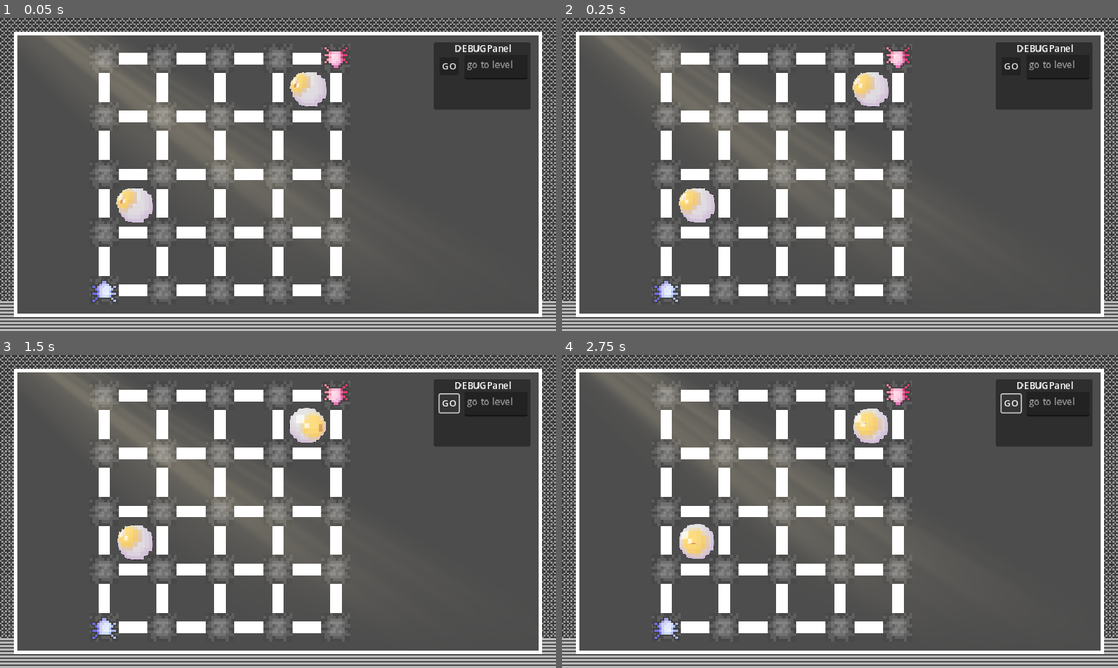
Above: before the commit, frames 1-4 (two rows, left to right).
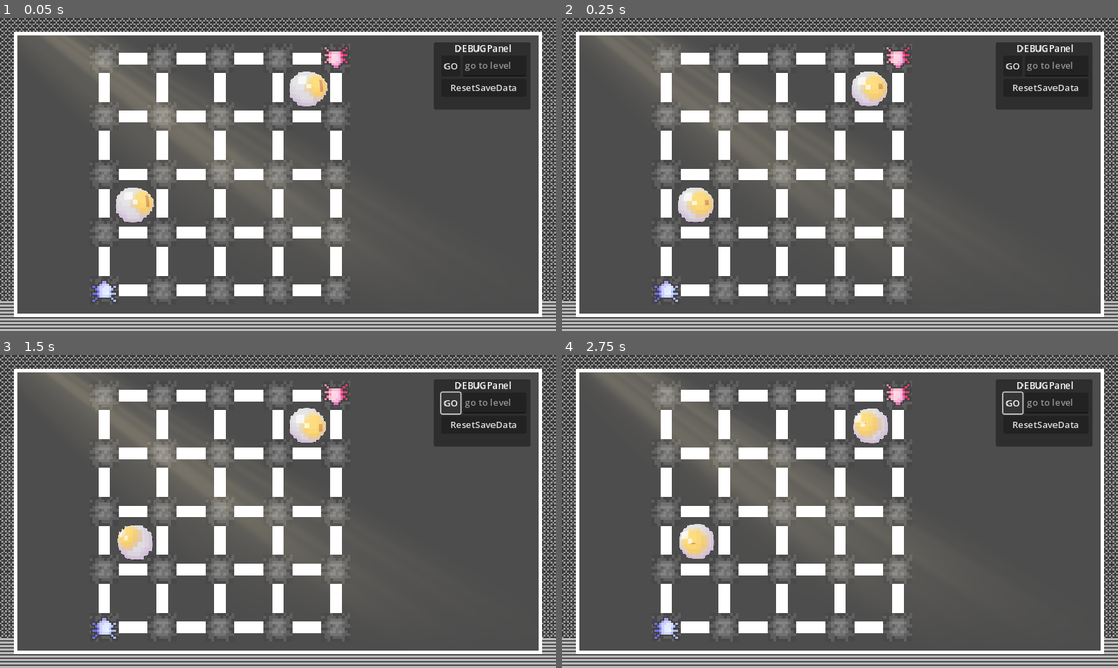
Above: after the commit, the same moments.

Repository: r8114wjbn9118/Hello-Godot-Game-Jam-1
Game: Godot game, scene res://scene/level/Level_1.tscn
Same seed, same stepped clock (60 frames per second), same inputs: the game is played once before the commit and once after it. The engine's default icon, where the game draws it, is replaced by a stand-in: a white triangle on a blue panel in a dark square.
Inputs (mouse positions are in pixels of both pictures, inside the frame that each line leads up to):
- Up to frame 1 (0.05 s): no input
- Up to frame 2 (0.25 s): no input
- Up to frame 3 (1.5 s): click (483, 423) at 0.5 s, where only the run after the commit has a clickable "ResetSaveData"; click "GO" at 1.25 s
- Up to frame 4 (2.75 s): click "GO" at 2 s

The runs differ from the first frame. In frame 1, 1.2% of the frame differs, in the area x 20-95%, y 13-66%; in frame 2, 1.3%; in frame 3, 0.4%; in frame 4, 0.4%.
Error after the commit: Invalid access to property or key 'text' on a base object of type 'null instance'. (res://MapItems/UI/GameUI.gd:15)

Commit message:
save load and Level Selecter

Diff:
--- a/MapItems/UI/GameUI.gd
+++ b/MapItems/UI/GameUI.gd
@@ -13,3 +13,7 @@
 
 func _on_button_button_down() -> void: ## goto level
 	GameManager.goto_level(int($Control/DEBUGPanel/TextEdit.text))
+
+
+func _on_reset_data_button_button_down() -> void:
+	GameManager.reset_save_data()
--- a/MapItems/UI/GameUI.tscn
+++ b/MapItems/UI/GameUI.tscn
@@ -29,31 +29,29 @@
 grow_horizontal = 2
 grow_vertical = 2
 
-[node name="TextEdit" type="TextEdit" parent="Control/DEBUGPanel"]
-layout_mode = 1
-anchors_preset = 15
-anchor_right = 1.0
-anchor_bottom = 1.0
-offset_left = 53.0
-offset_top = 21.0
-offset_right = -5.0
-offset_bottom = -52.0
-grow_horizontal = 2
-grow_vertical = 2
+[node name="VBoxContainer" type="VBoxContainer" parent="Control/DEBUGPanel"]
+layout_mode = 0
+offset_left = 13.0
+offset_top = 23.0
+offset_right = 160.0
+offset_bottom = 94.0
+
+[node name="HBoxContainer" type="HBoxContainer" parent="Control/DEBUGPanel/VBoxContainer"]
+layout_mode = 2
+size_flags_vertical = 3
+
+[node name="Button" type="Button" parent="Control/DEBUGPanel/VBoxContainer/HBoxContainer"]
+layout_mode = 2
+text = "GO"
+
+[node name="TextEdit" type="TextEdit" parent="Control/DEBUGPanel/VBoxContainer/HBoxContainer"]
+layout_mode = 2
+size_flags_horizontal = 3
 placeholder_text = "go to level"
 
-[node name="Button" type="Button" parent="Control/DEBUGPanel"]
-layout_mode = 1
-anchors_preset = 15
-anchor_right = 1.0
-anchor_bottom = 1.0
-offset_left = 10.0
-offset_top = 26.0
-offset_right = -124.0
-offset_bottom = -59.0
-grow_horizontal = 2
-grow_vertical = 2
-text = "GO"
+[node name="ResetDataButton" type="Button" parent="Control/DEBUGPanel/VBoxContainer"]
+layout_mode = 2
+text = "ResetSaveData"
 
 [node name="Label" type="Label" parent="Control/DEBUGPanel"]
 layout_mode = 0
@@ -63,4 +61,5 @@
 offset_bottom = 22.0
 text = "DEBUGPanel"
 
-[connection signal="button_down" from="Control/DEBUGPanel/Button" to="." method="_on_button_button_down"]
+[connection signal="button_down" from="Control/DEBUGPanel/VBoxContainer/HBoxContainer/Button" to="." method="_on_button_button_down"]
+[connection signal="button_down" from="Control/DEBUGPanel/VBoxContainer/ResetDataButton" to="." method="_on_reset_data_button_button_down"]
--- a/SaveData.gd
+++ b/SaveData.gd
@@ -1,28 +1,31 @@
 class_name SaveData extends Resource
 
 #region Level
-@export var finished_level:Array[int] = []
+@export var finished_level:Array[int] = [0] #NOTE 0有特殊意義 關聯LevelSelect
 
 func AddFinishedLevel(level:int) -> void:
-	pass
+	finished_level.append(level)
 
 func GetFinishedLevels()-> Array[int]: return finished_level
 #endregion
 
 
 #region SaveLoad
-const SAVE_PATH = "user://save.dat"
+const SAVE_PATH = "user://save.tres"
 
 func SaveSelf()-> void:
-	ResourceSaver.save(self, SAVE_PATH)
+	print(ResourceSaver.save(self, SAVE_PATH))
+
 
 static func LoadSelf()-> SaveData:
 	var file = ResourceLoader.load(SAVE_PATH, "SaveData")
 	if !file: # 加載失敗返回新實例
-		print_rich("[color=red]加載失敗返回新實例[/color]")
+		print_rich("[color=red]存檔加載失敗返回新實例[/color]")
 		file = SaveData.new()
 	else:
-		print_rich("[color=red]加載成功[/color]")
+		print_rich("[color=green]存檔加載成功[/color] data:{")
+		print_rich(file.finished_level)
+		print("}")
 	return file
 #endregion
 
--- a/Tile/EyeAnime/EyeAnim.tscn
+++ b/Tile/EyeAnime/EyeAnim.tscn
@@ -15,9 +15,10 @@
 resource_local_to_scene = true
 shader = ExtResource("2_fjn0d")
 shader_parameter/world_position = Vector2(0, 0)
-shader_parameter/pup_offset = Vector2(1.03202, 0.777414)
+shader_parameter/pup_offset = Vector2(-0.0886895, 0.615951)
 
 [node name="EyeAnim" type="Node2D"]
+z_index = 999
 script = ExtResource("1_8cmtv")
 blink_curve = SubResource("Curve_h0k7j")
 
@@ -29,21 +30,21 @@
 texture = ExtResource("2_34yb5")
 
 [node name="圓瞳孔" type="Sprite2D" parent="CanvasGroup"]
-position = Vector2(-2.66008, -1.38707)
+position = Vector2(2.94345, -0.579754)
 texture = ExtResource("3_unrhp")
 
 [node name="直瞳孔" type="Sprite2D" parent="CanvasGroup"]
-position = Vector2(-3.1921, -1.66448)
-scale = Vector2(1, 0.36932)
+position = Vector2(3.53214, -0.695705)
+scale = Vector2(1, 0.493977)
 texture = ExtResource("4_e7biw")
 
 [node name="反光" type="Sprite2D" parent="CanvasGroup"]
 modulate = Color(1, 1, 1, 0.690196)
-position = Vector2(-1.33004, -0.693535)
+position = Vector2(1.47172, -0.289877)
 texture = ExtResource("5_erkaq")
 
 [node name="Target" type="Marker2D" parent="."]
-position = Vector2(-139.565, -72.7747)
+position = Vector2(85.5489, -16.8501)
 gizmo_extents = 5.0
 
 [node name="Timer" type="Timer" parent="."]
--- /dev/null
+++ b/fonts/Theme.tres
@@ -0,0 +1,9 @@
+[gd_resource type="Theme" load_steps=2 format=3 uid="uid://f050vq24bj7p"]
+
+[ext_resource type="FontFile" uid="uid://cs0w3u1dnd1dh" path="res://fonts/Cubic_11.ttf" id="1_ead4m"]
+
+[resource]
+Button/font_sizes/font_size = 30
+Button/fonts/font = ExtResource("1_ead4m")
+Label/font_sizes/font_size = 60
+Label/fonts/font = ExtResource("1_ead4m")
--- a/scene/selectLevel.tscn
+++ b/scene/selectLevel.tscn
@@ -1,3 +1,40 @@
-[gd_scene format=3 uid="uid://bwdntfnhloqpw"]
+[gd_scene load_steps=3 format=3 uid="uid://bwdntfnhloqpw"]
+
+[ext_resource type="Theme" uid="uid://f050vq24bj7p" path="res://fonts/Theme.tres" id="1_a0vku"]
+[ext_resource type="Script" path="res://scene/select_level.gd" id="1_hfjtf"]
 
 [node name="LevelChange" type="Node2D"]
+script = ExtResource("1_hfjtf")
+
+[node name="CanvasLayer" type="CanvasLayer" parent="."]
+
+[node name="Control" type="Control" parent="CanvasLayer"]
+layout_mode = 3
+anchors_preset = 15
+anchor_right = 1.0
+anchor_bottom = 1.0
+grow_horizontal = 2
+grow_vertical = 2
+
+[node name="Panel" type="Panel" parent="CanvasLayer/Control"]
+layout_mode = 0
+offset_left = 19.0
+offset_top = 19.0
+offset_right = 935.0
+offset_bottom = 515.0
+
+[node name="Label" type="Label" parent="CanvasLayer/Control/Panel"]
+layout_mode = 0
+offset_left = 83.0
+offset_top = 34.0
+offset_right = 712.0
+offset_bottom = 134.0
+theme = ExtResource("1_a0vku")
+text = "Level Select"
+
+[node name="HFlowContainer" type="HFlowContainer" parent="CanvasLayer/Control/Panel"]
+layout_mode = 0
+offset_left = 81.0
+offset_top = 107.0
+offset_right = 822.0
+offset_bottom = 431.0
--- /dev/null
+++ b/scene/selectLevelButton/LevelSelectButton.tscn
@@ -0,0 +1,21 @@
+[gd_scene load_steps=3 format=3 uid="uid://cm5iwd88kjub8"]
+
+[ext_resource type="Script" path="res://scene/selectLevelButton/level_select_button.gd" id="1_0n0js"]
+[ext_resource type="Theme" uid="uid://f050vq24bj7p" path="res://fonts/Theme.tres" id="1_mvoub"]
+
+[node name="LevelSelectButton" type="Button"]
+custom_minimum_size = Vector2(50, 50)
+theme = ExtResource("1_mvoub")
+text = "1
+"
+script = ExtResource("1_0n0js")
+
+[node name="ColorRect" type="ColorRect" parent="."]
+visible = false
+layout_mode = 1
+anchors_preset = 15
+anchor_right = 1.0
+anchor_bottom = 1.0
+grow_horizontal = 2
+grow_vertical = 2
+color = Color(1, 0.247059, 0.207843, 0.541176)
--- /dev/null
+++ b/scene/selectLevelButton/level_select_button.gd
@@ -0,0 +1,11 @@
+extends Button
+
+
+# Called when the node enters the scene tree for the first time.
+func _ready() -> void:
+	pass # Replace with function body.
+
+func Init(tolevel:int, available:bool):
+	button_down.connect(GameManager.goto_level.bind(tolevel))
+	$ColorRect.visible = !available
+	text = str(tolevel)
--- /dev/null
+++ b/scene/select_level.gd
@@ -0,0 +1,11 @@
+extends Node2D
+
+
+
+func _ready() -> void:
+	var target = $CanvasLayer/Control/Panel/HFlowContainer
+	for i in range(1, GameManager.get_available_level()+1):
+		var node = preload("res://scene/selectLevelButton/LevelSelectButton.tscn")\
+			.instantiate()
+		node.Init(i, (i-1) in GameManager.GetFinishedLevel())
+		target.add_child(node)
--- a/script/GameManager.gd
+++ b/script/GameManager.gd
@@ -9,6 +9,8 @@
 	"res://scene/level/Level_2.tscn",
 	"res://scene/level/Level_3.tscn"
 ]
+func get_available_level()-> int:
+	return LEVEL.size()-1
 
 func goto_level(target:int):
 	var path = LEVEL[target]
@@ -16,6 +18,7 @@
 		get_tree().change_scene_to_file(path)
 	else:
 		printerr('GameManager.goto_level({0}): 無效目標'.format([target]))
+
 
 var SCENE:Dictionary = {
 	"title": "res://scene/title.tscn",
@@ -79,7 +82,10 @@
 #endregion
 
 #region 關卡完成檢測
-
+func reset_save_data():
+	_save_data = SaveData.new()
+	_save_data.SaveSelf()
+	print_rich("[color=green]SaveData reset ![/color]")
 
 var _save_data:SaveData # 必須在開始時分配實例
 func _load_save_data(): # call by _ready
@@ -89,8 +95,7 @@
 	return _save_data.GetFinishedLevels()
 
 func finish_level(n):
-	print("from GameManager: finish {0}".format([n]))
-	print("change level: {0}".format([not n in _save_data.GetFinishedLevels()]))
+	print_rich("[color=green]Level {0} Clear ![/color]".format([n]))
 	if not n in _save_data.GetFinishedLevels():
 		_save_data.AddFinishedLevel(n)
 		_save_data.SaveSelf()
@@ -98,6 +103,8 @@
 			goto_scene("end")
 		else:
 			goto_level(n+1)
+	else:
+		goto_scene("select")
 
 func is_finish_game():
 	return _save_data.GetFinishedLevels().size() == LEVEL.size()
